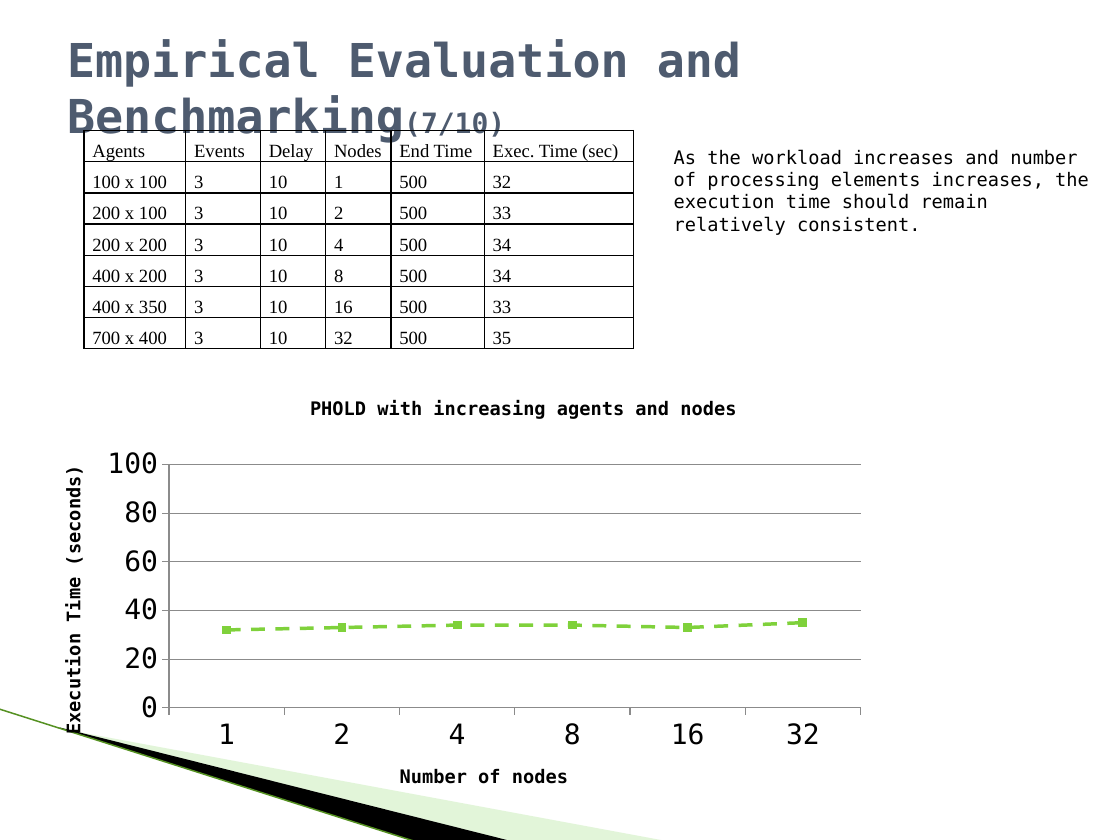
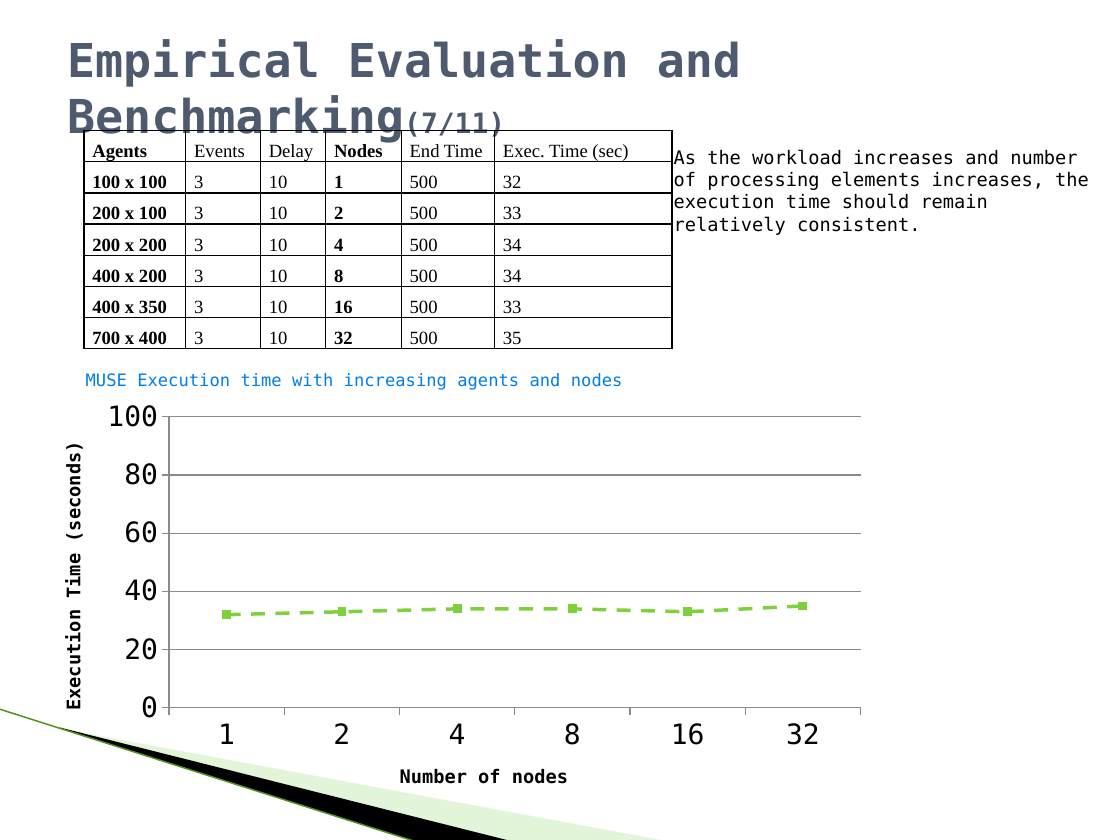
Before and after one commit to raodj/muse, a slide deck: slide 14 of Thesis/MUSE_Defense_presentation.pptx. Drawn at 1120x840 pixels with LibreOffice and Linux fonts; fonts in the diff are those of the drawing; background and template pictures are left out. Boxes give left, top, right and bottom in pixels: in the first picture for what was removed or moved away, otherwise in the second. Text is boxed around its words. In the diff, an @@ line names an element or a change of style, - is before the commit and + after.

```diff
--- a/Thesis/MUSE_Defense_presentation.pptx
+++ b/Thesis/MUSE_Defense_presentation.pptx
@@ title at box(67, 39, 741, 143): text changed @@
-Empirical Evaluation and Benchmarking(7/10)
+Empirical Evaluation and Benchmarking(7/11)
@@ table at box(84, 131, 672, 366) @@
@@ bold on in "Agents", "Nodes", "100 x 100", "1" and 10 more places @@
@@ table: place and size @@
-table at box(84, 131, 633, 366)
+table at box(84, 131, 672, 366)
@@ text added at box(86, 373, 623, 390), 11 pt, text #007EEB @@
+MUSE Execution time with increasing agents and nodes
@@ line stacked chart at box(37, 392, 877, 812) @@
@@ title "PHOLD with increasing agents and nodes" removed @@
```
Also in this commit, not shown: 9 other slides changed, 1 slide added, 1 other file.
